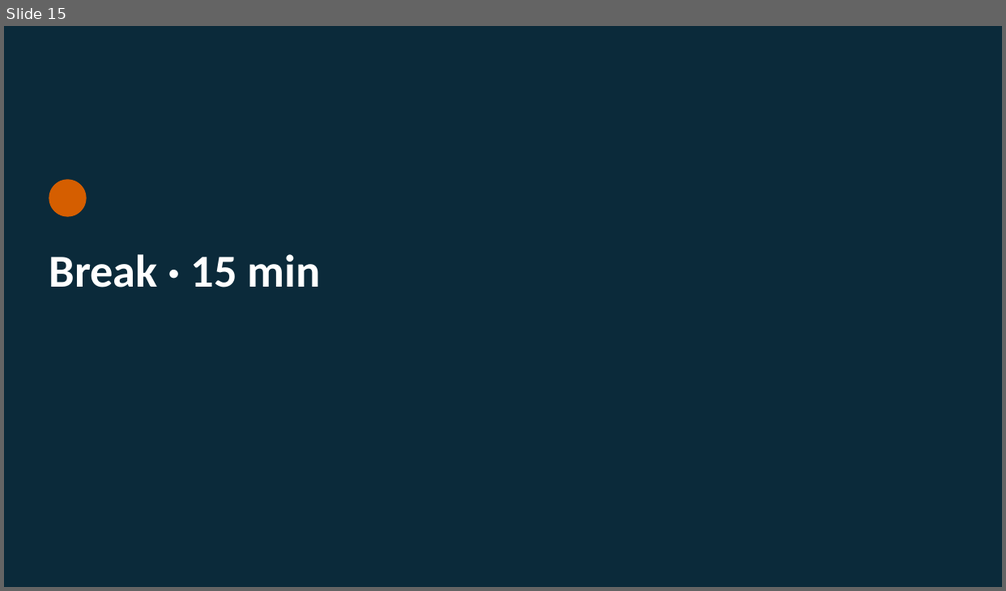
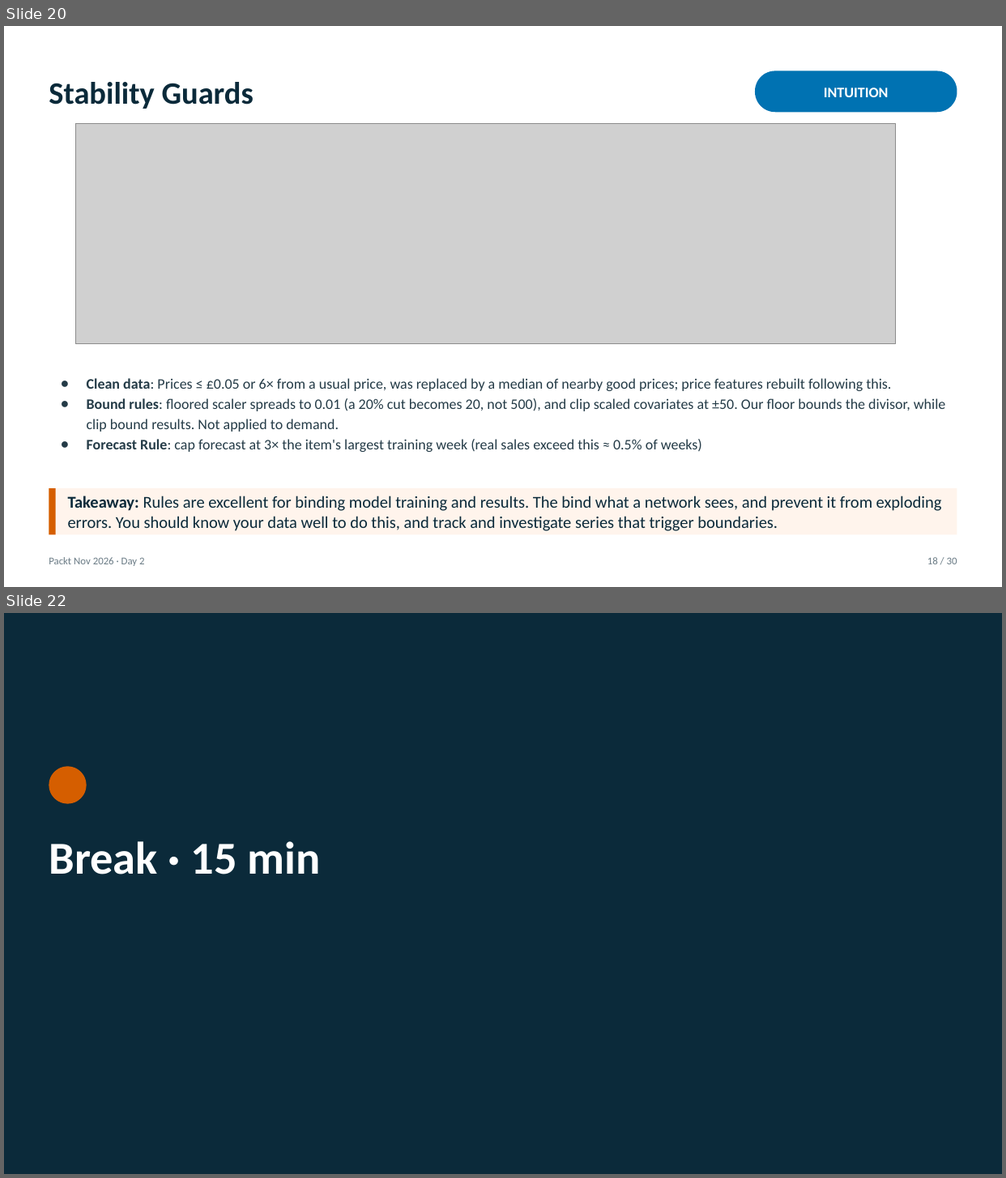
Before and after one commit to tackes/time-series-forecasting-bootcamp, a slide deck: day2_neural/slides_full/day2_slides.pptx. Shown one above the other, each under a label of ours: slide 15 before the commit, slides 20 and 22 after it; the slides between them are not shown. The pictures are 1006x591 and 1006x1178 pixels, drawn with LibreOffice and Linux fonts; fonts in the diff are those of the drawing; grey boxes stand for pictures. Boxes give left, top, right and bottom in pixels: in the first picture for what was removed or moved away, otherwise in the second. Text is boxed around its words. In the diff, an @@ line names an element or a change of style, - is before the commit and + after.

```diff
--- a/day2_neural/slides_full/day2_slides.pptx
+++ b/day2_neural/slides_full/day2_slides.pptx
@@ slide 20 added at <box>4,26,1002,587</box>, background #FFFFFF @@
@@ rounded rectangle added at <box>755,71,957,112</box>, fill #0072B2 @@
@@ text added at <box>49,82,253,109</box>, 30 pt, text #0B2A3A, bold @@
+Stability Guards
@@ text added at <box>824,88,889,97</box>, 14 pt, text #FFFFFF, bold @@
+INTUITION
@@ picture added at <box>76,123,896,344</box> @@
@@ text added at <box>87,378,945,452</box>, 14 pt, text #243B47 @@
+● Clean data: Prices ≤ £0.05 or 6× from a usual price, was replaced by a median of nearby good prices; price features rebuilt following this.
+● Bound rules: floored scaler spreads to 0.01 (a 20% cut becomes 20, not 500), and clip scaled covariates at ±50. Our floor bounds the divisor, while clip bound results. Not applied to demand.
+● Forecast Rule: cap forecast at 3× the item's largest training week (real sales exceed this ≈ 0.5% of weeks)
@@ rectangle added at <box>49,489,957,535</box>, fill #FFF4EC @@
@@ rectangle added at <box>49,489,56,535</box>, fill #D55E00 @@
@@ text added at <box>68,496,942,531</box>, 16 pt, text #0B2A3A @@
+Takeaway: Rules are excellent for binding model training and results. The bind what a network sees, and prevent it from exploding errors. You should know your data well to do this, and track and investigate series that trigger boundaries.
@@ text added at <box>49,557,144,566</box>, 10 pt, text #6B7C86 @@
+Packt Nov 2026 · Day 2
@@ text added at <box>927,557,957,565</box>, 10 pt, text #6B7C86 @@
+18 / 30
@@ what was slide 15 is now slide 22 @@
```
Also in this commit, not shown: 26 slides changed, 8 other slides added, 2 slides removed, 1 other file.
